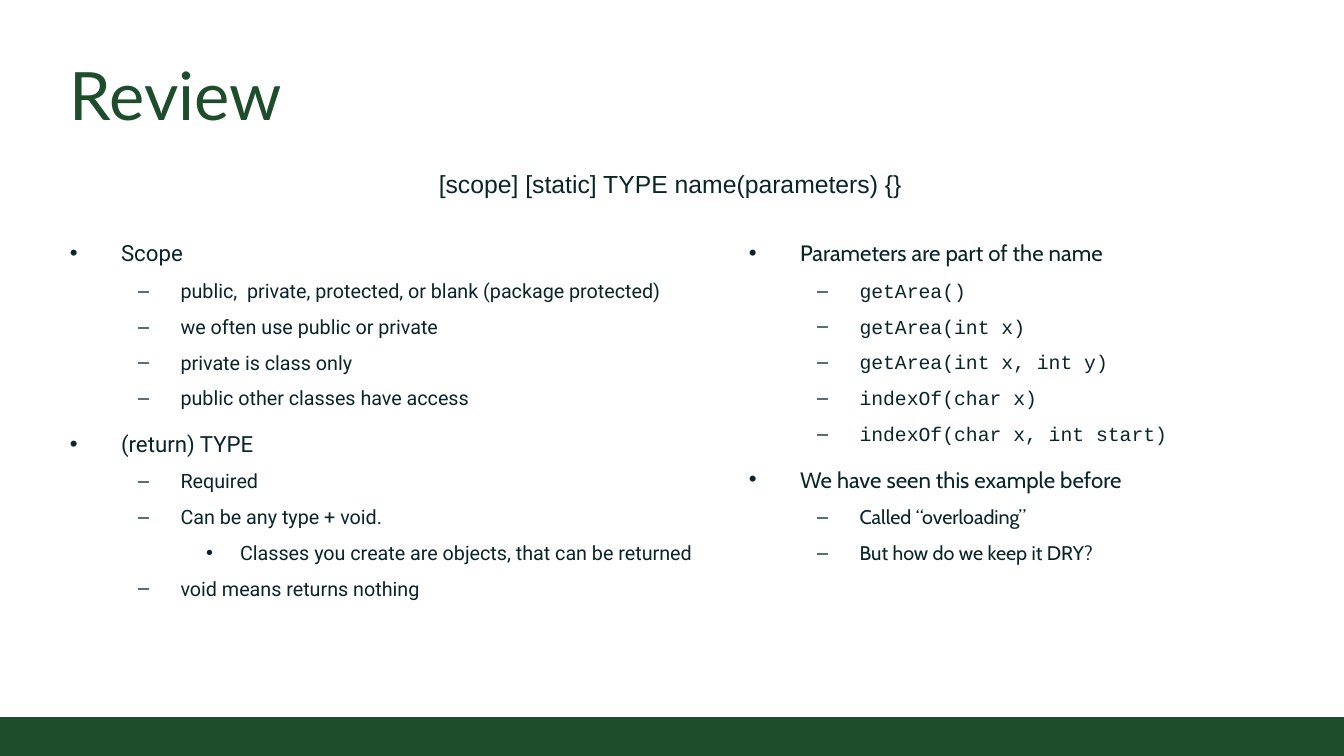
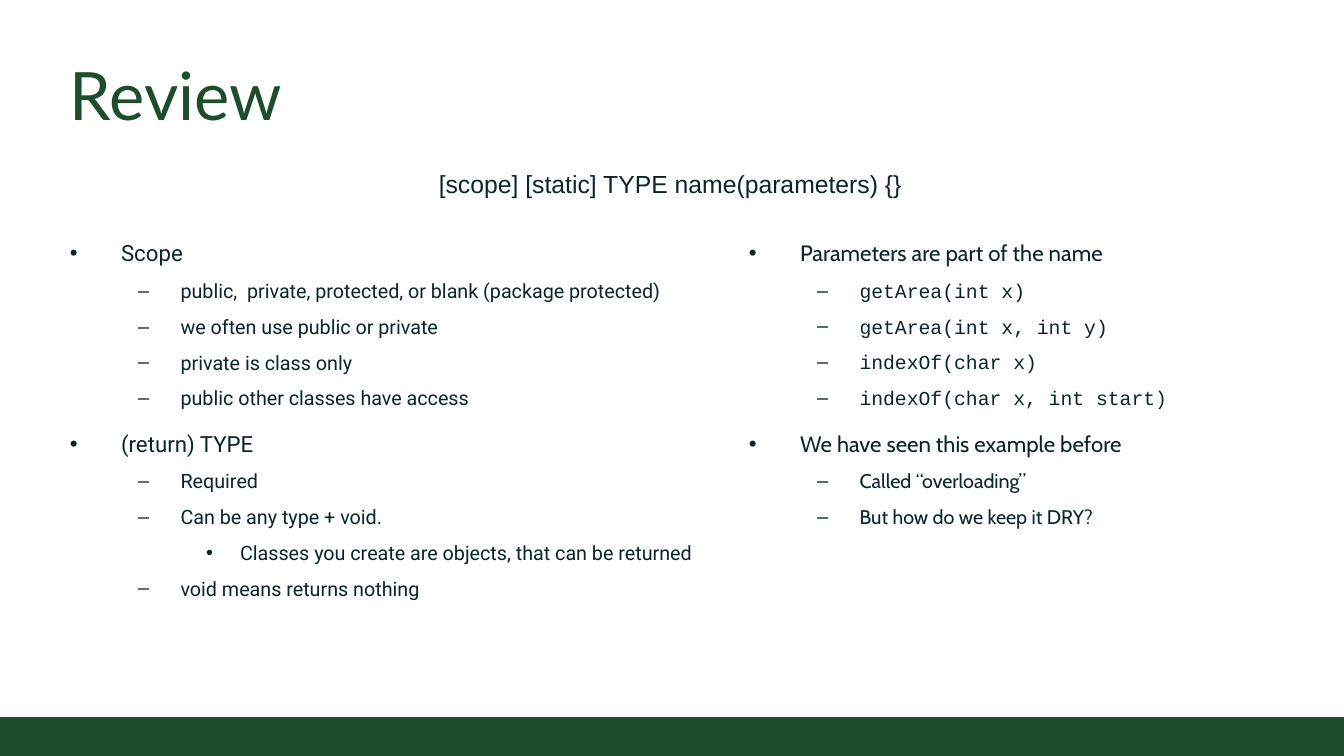
Before and after one commit to coloradostateuniversity/CSUCS1ClassExamples, a slide deck: slide 2 of slides/Online/2020/12 - More Methods.pptx. Drawn at 1344x756 pixels with LibreOffice and Linux fonts; fonts in the diff are those of the drawing; background and template pictures are left out. Boxes give left, top, right and bottom in pixels: in the first picture for what was removed or moved away, otherwise in the second. Text is boxed around its words. In the diff, an @@ line names an element or a change of style, - is before the commit and + after.

```diff
--- a/slides/Online/2020/12 - More Methods.pptx
+++ b/slides/Online/2020/12 - More Methods.pptx
@@ text at (860,284,966,302): paragraph removed @@
-  – getArea()
```
Also in this commit, not shown: 4 other slides changed, 13 other files.
